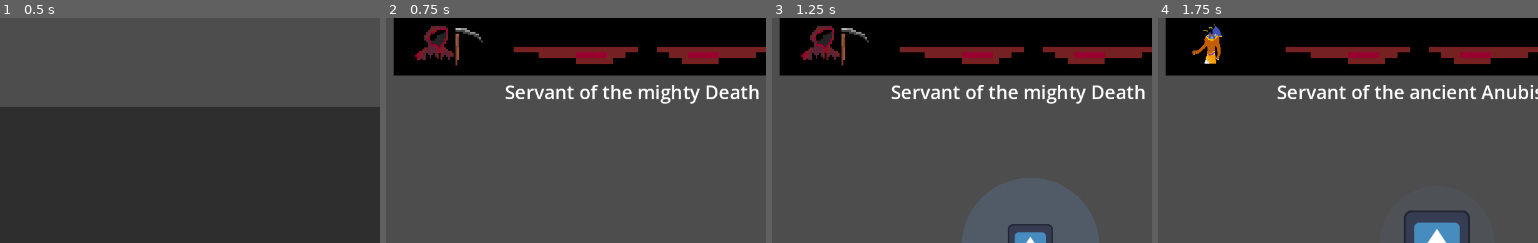
Above: before the commit, frames 1-4 (left to right).
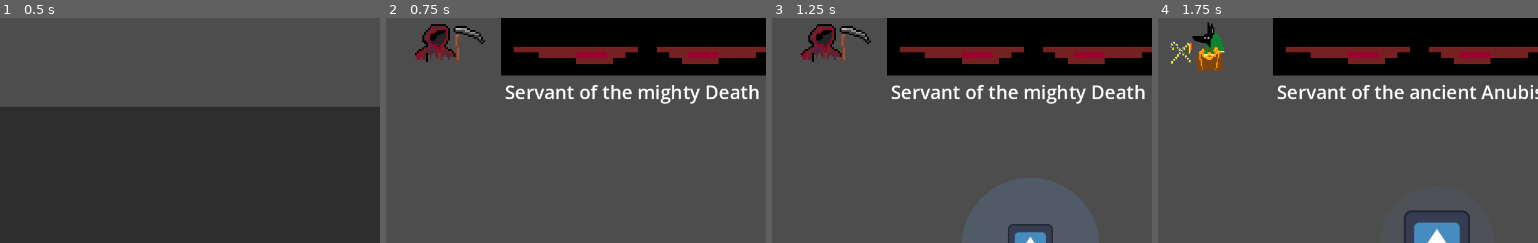
Above: after the commit, the same moments.

Repository: dkristia/Soul-Harvester
Game: Godot game, scene res://Scenes/StartManu/Menu.tscn
The game is run twice, just before and just after one commit, with the same random seed, the same clock (stepped at 60 frames per second) and the same inputs. The engine's default icon, where the game draws it, is replaced by a stand-in: a white triangle on a blue panel in a dark square.
Inputs (mouse positions are % of the whole screen's width and height, from its top left):
- Up to frame 1 (0.5 s): no input
- Up to frame 2 (0.75 s): click (52, 50) at 0.5 s
- Up to frame 3 (1.25 s): no input
- Up to frame 4 (1.75 s): tap Enter (ui_accept) at 1.25, 1.52 s; move the mouse to (76, 45) at 1.27 s; hold D (right) from 1.28 s (still down); tap 2 (Anubis) at 1.35 s
The pictures show only the part of the screen within x 19-69%, y 0-50%; the shares and areas given below are measured in that part.

Frame 1 is identical in both runs. In frame 2, 5.8% of the frame differs, in the area x 2-31%, y 0-26%; in frame 3, 5.8%; in frame 4, 7.1%.

Commit message:
anubissssss

Diff:
--- a/Scenes/GUI/GUI.tscn
+++ b/Scenes/GUI/GUI.tscn
@@ -3,8 +3,8 @@
 [ext_resource type="Script" path="res://Scenes/GUI/GUI.gd" id="1_cfqvc"]
 [ext_resource type="Texture2D" uid="uid://btg4kt2a8u0wg" path="res://Assets/AnubisEyes.png" id="2_f2i5n"]
 [ext_resource type="Texture2D" uid="uid://b0xh60rrfcnot" path="res://Assets/pixil-frame-0 (6).png" id="3_6s356"]
-[ext_resource type="Texture2D" uid="uid://bvmsp272pk55a" path="res://Assets/anubis.png" id="3_b2jcu"]
 [ext_resource type="Texture2D" uid="uid://bipsoskot2b62" path="res://Assets/pixil-frame-0 (5).png" id="4_1h3hf"]
+[ext_resource type="Texture2D" uid="uid://qwurswltabxu" path="res://Anubisss.png" id="4_emb7u"]
 [ext_resource type="Texture2D" uid="uid://cy8tqfmavbb0v" path="res://Assets/pixil-frame-0 (4).png" id="5_vic81"]
 [ext_resource type="Texture2D" uid="uid://c5tgv83uryobx" path="res://Assets/pixil-frame-0 (2).png" id="6_gkdx4"]
 [ext_resource type="Texture2D" uid="uid://c223h8twhdvul" path="res://Assets/pixil-frame-0 (1).png" id="7_7bb7o"]
@@ -91,7 +91,7 @@
 expand_mode = 2
 
 [node name="ColorRect" type="ColorRect" parent="CanvasLayer"]
-offset_left = 249.0
+offset_left = 421.0
 offset_right = 903.0
 offset_bottom = 92.0
 color = Color(0, 0, 0, 1)
@@ -130,11 +130,12 @@
 texture = ExtResource("8_k5lcd")
 
 [node name="TextureRect" type="TextureRect" parent="CanvasLayer"]
-offset_left = 271.0
-offset_top = -27.0
-offset_right = 371.0
-offset_bottom = 73.0
-texture = ExtResource("3_b2jcu")
+texture_filter = 1
+offset_left = 237.0
+offset_top = -49.0
+offset_right = 395.0
+offset_bottom = 133.0
+texture = ExtResource("4_emb7u")
 
 [node name="MarginContainer3" type="MarginContainer" parent="CanvasLayer"]
 offset_left = 427.0
Binary file added: Anubisss.png
Not shown, added: Anubisss.png.import
